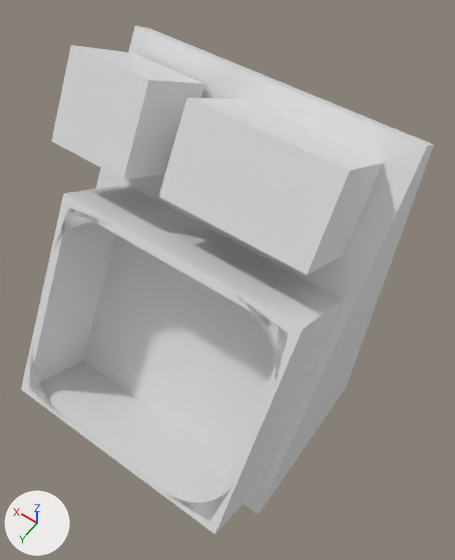
One commit to the Blender file Assets/Models/hero.blend: the scene before it, then after it.
Before and after are seen from a camera (50 mm lens) standing at (-2.8, 3.75, 7.85) and looking at (-0.22, 0.14, 2.18). The lights are fixed; the arrows at lower left show +X, +Y and +Z.
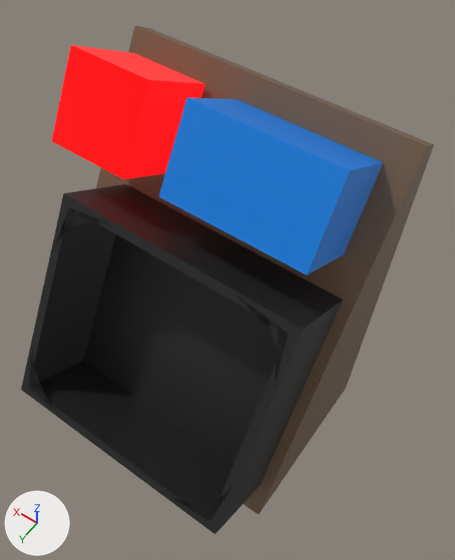
What differs and where, as boxes (x1, y1, x2, y2) in the pictures (455 x 560 px):
'Cube.003', recoloured (grey to black): (21, 184, 343, 534) in both
'Cube', recoloured (white to brown): (96, 26, 434, 515) in both
'Cube.002', recoloured (grey to blue): (159, 98, 383, 275) in both
'Cube.001', recoloured (grey to red): (52, 45, 205, 179) in both

The edits, one by one:
Material 'Bucket' (mat_bucket) is new.
Its base color is (0.0161, 0.0161, 0.0161) (black #222222).
Material 'Material' (mat_material) is new.
Its base color is (0.0, 0.222, 0.8) (blue #0082e7).
Material 'MultiTool' (mat_multitool) is new.
Its base color is (0.464, 0.0102, 0.0) (red #b51a00).
Its metallic is 1.0.
Its roughness is 1.0.
Its ior is 1.45.
Its specular ior level is 1.0.
Its transmission weight is 1.0.
Its sheen weight is 0.2.
Its emission color is (1.0, 0.0, 0.0038) (red #ff000c).
Its emission strength is 1.0.
Material 'Body' (mat_body) is new.
Its base color is (0.184, 0.116, 0.0677) (brown #77604a).
me_cube_003 has 8 vertices, 6 faces and spans x -1.0..1.0, y -1.0..1.0, z -13.16..1.0.
me_cube_003 now uses material mat_body (brown #77604a).
me_cube_004 has 8 vertices, 6 faces and spans x -1.0..1.0, y -1.0..1.0, z -1.0..1.0.
me_cube_004 now uses material mat_multitool (red #b51a00).
me_cube_005 has 8 vertices, 6 faces and spans x -1.0..1.0, y -1.0..1.0, z -1.0..1.0.
me_cube_005 now uses material mat_material (blue #0082e7).
me_cube_006 has 60 vertices, 58 faces and spans x -1.0..1.0, y -1.0..1.0, z -1.0..1.0.
me_cube_006 now uses material mat_bucket (black #222222).
